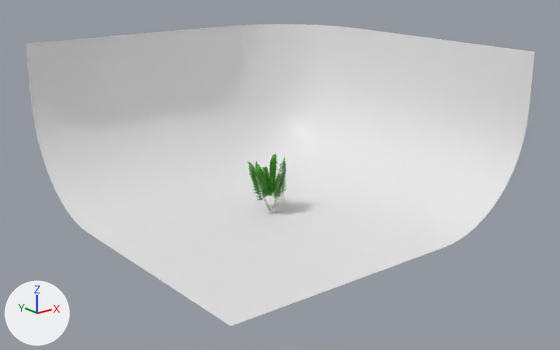
A saved change to the Blender file Environment/ZanzibarPlant/ZanzibarPlant.blend.
One viewpoint serves both versions: a 50 mm camera at (-37.3, -47.7, 22.0) aimed at (-0.1, -1.2, 3.4). Every picture has the same lights, and +X, +Y and +Z are marked at lower left.

The scene before the commit, as lines of its bpy script (objects in view):
```python
me_plane_008 = bpy.data.meshes.new('Plane.008')
me_plane_008.from_pydata(...)  # 1596 vertices, 707 faces; spans x -5.55..1.83, y -0.18..8.37, z -3.2..2.32
me_plane_008.polygons.foreach_set('use_smooth', [True] * 707)
me_plane_008.materials.append(mat_material_001)
me_plane_009 = bpy.data.meshes.new('Plane.009')
me_plane_009.from_pydata(...)  # 169 vertices, 147 faces; spans x -1.0..1.0, y -1.0..1.0, z 0.0..0.96
me_plane_009.polygons.foreach_set('use_smooth', [True] * 147)
ob_plane_006 = bpy.data.objects.new('Plane.006', me_plane_008)
ob_plane_006.location = (0.0, 0.0, 0.0)
ob_plane_006.rotation_euler = (1.6, 0.204, 0.224)  # degrees (92, 12, 13)
ob_plane_006.scale = (0.599, 0.599, 0.599)
ob_plane_007 = bpy.data.objects.new('Plane.007', me_plane_009)
ob_plane_007.location = (0.0, 0.0, 0.0)
ob_plane_007.scale = (14.0, 14.0, 14.0)
```
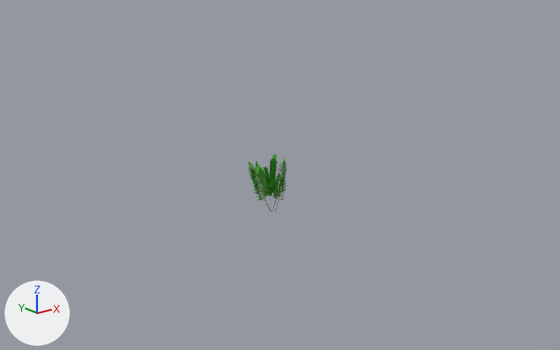
The change, as a diff of the scene's bpy script:
```diff
--- a/Environment/ZanzibarPlant/ZanzibarPlant.blend.py
+++ b/Environment/ZanzibarPlant/ZanzibarPlant.blend.py
@@ ob_plane_007 @@
-ob_plane_007 = bpy.data.objects.new('Plane.007', me_plane_009)
-ob_plane_007.location = (0.0, 0.0, 0.0)
-ob_plane_007.scale = (14.0, 14.0, 14.0)
```

Location of each change, (x1, y1, x2, y2) in pixels of the pictures (560 x 350 px):
'Plane.007', deleted
    before: (26, 24, 535, 326)
